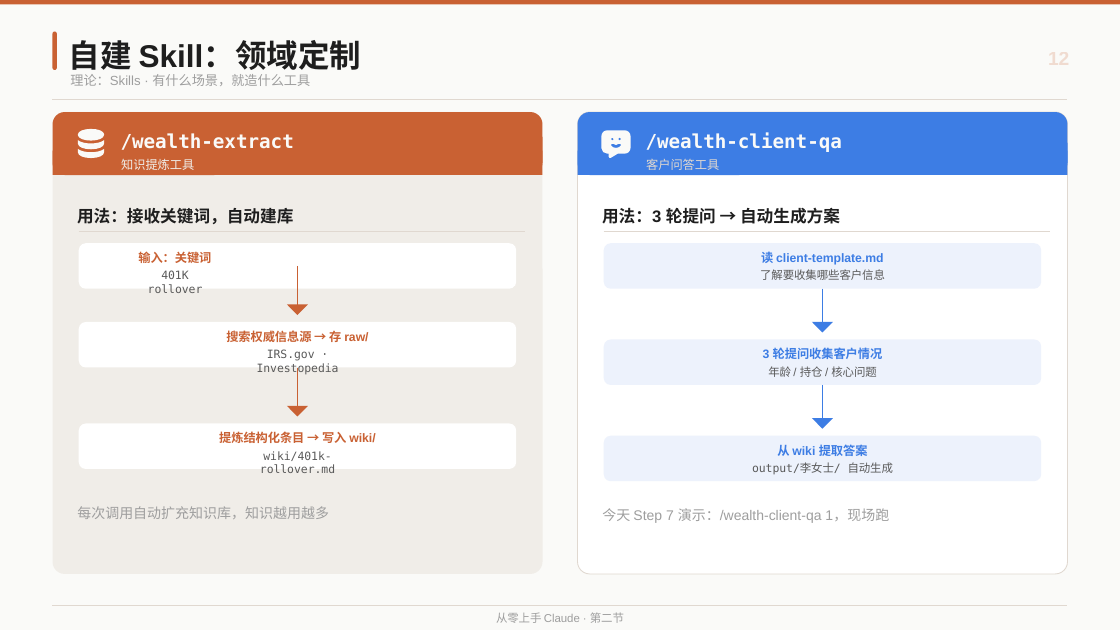
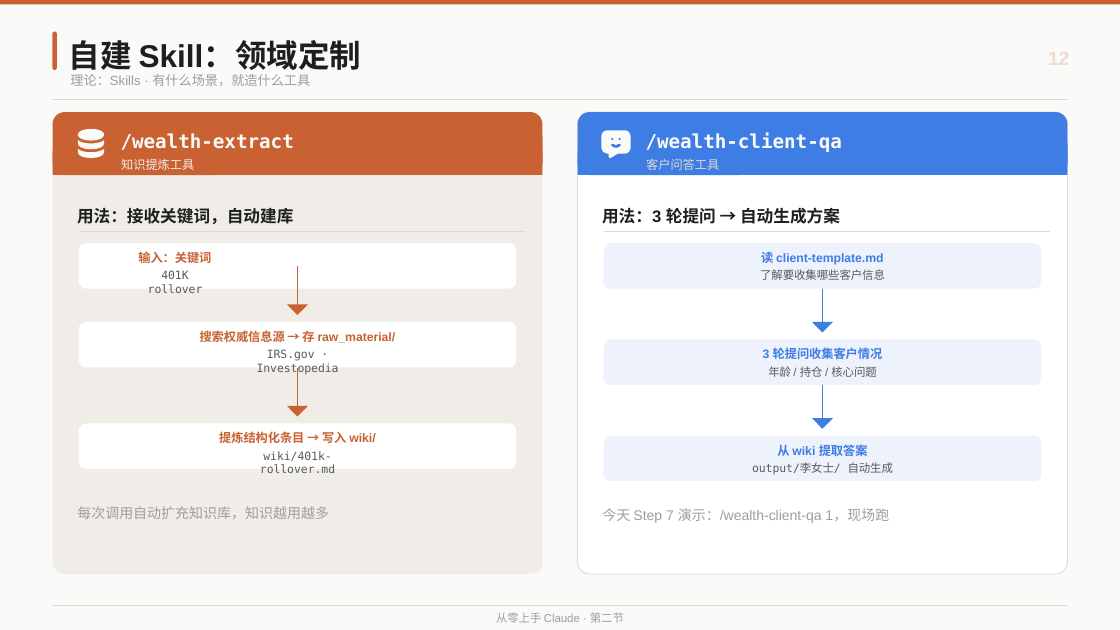
Before and after one commit to austinxyz/course-portal, a slide deck: slide 12 of dl/claude_course_s2.pptx. Drawn at 1120x630 pixels with LibreOffice and Linux fonts; fonts in the diff are those of the drawing. Boxes give left, top, right and bottom in pixels: in the first picture for what was removed or moved away, otherwise in the second. Text is boxed around its words. In the diff, an @@ line names an element or a change of style, - is before the commit and + after.

```diff
--- a/dl/claude_course_s2.pptx
+++ b/dl/claude_course_s2.pptx
@@ text at <box>200,330,396,343</box>: text changed @@
-搜索权威信息源 → 存 raw/
+搜索权威信息源 → 存 raw_material/
```
Also in this commit, not shown: 4 other slides changed, 6 other files.
